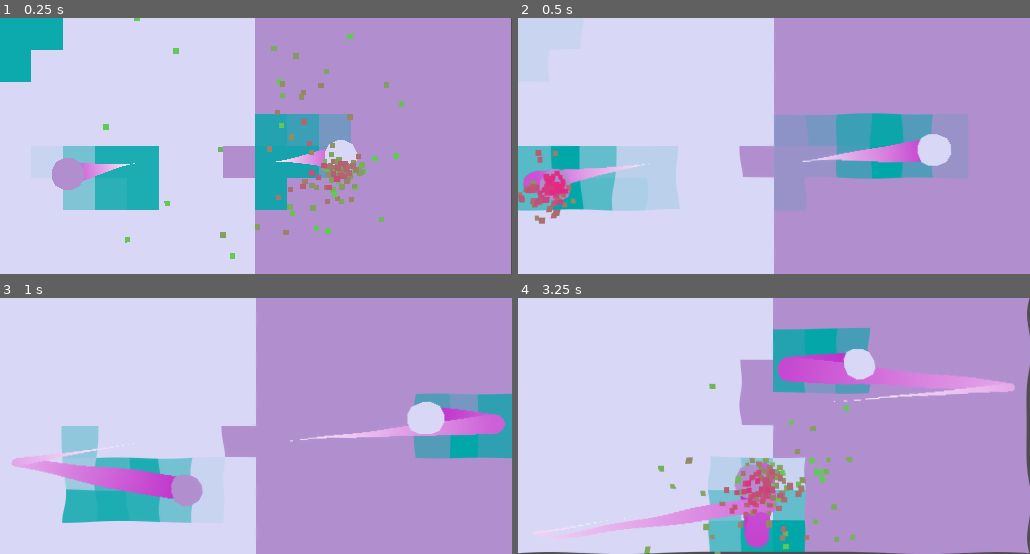
Above: before the commit, frames 1-4 (two rows, left to right).
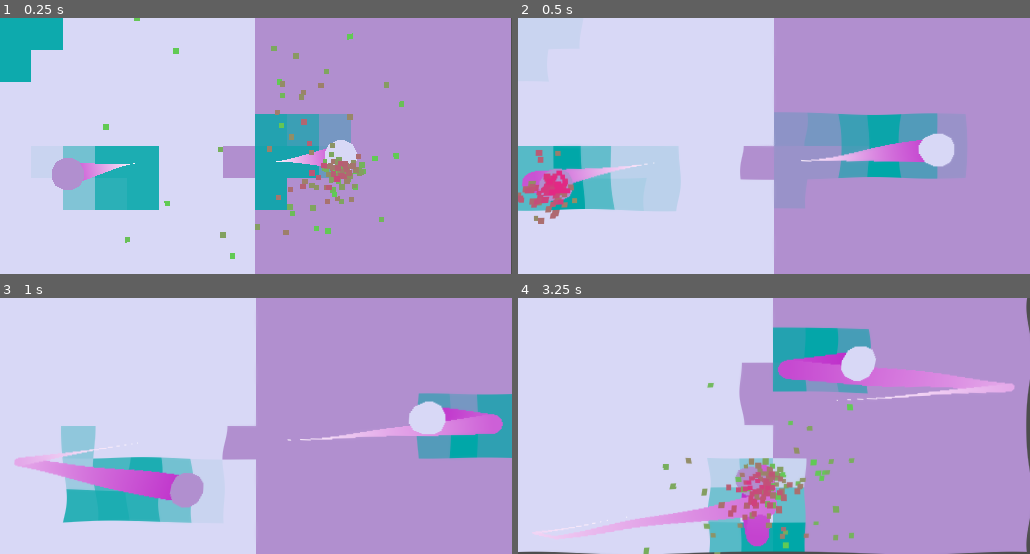
Above: after the commit, the same moments.

Repository: CodyI20/Godot-effects
Game: Godot game, scene res://Scenes/game.tscn
The game is run twice, just before and just after one commit, with the same random seed, the same clock (stepped at 60 frames per second) and the same inputs.
Inputs:
- Up to frame 1 (0.25 s): no input
- Up to frame 2 (0.5 s): no input
- Up to frame 3 (1 s): no input
- Up to frame 4 (3.25 s): no input

Frame 1 is identical in both runs. In frame 2, 2.4% of the frame differs, in the area x 0-86%, y 36-81%; in frame 3, 1.4%; in frame 4, 4.2%, in the area x 0-100%, y 0-100%.

Commit message:
Small update
 - Changed a few variables for the ripple
 - Made a build

Diff:
--- a/Scenes/game.tscn
+++ b/Scenes/game.tscn
@@ -14,9 +14,9 @@
 
 [sub_resource type="ShaderMaterial" id="ShaderMaterial_qai06"]
 shader = ExtResource("4_alt8s")
-shader_parameter/wave_count = 20.0
-shader_parameter/speed = 12.0
-shader_parameter/height = 0.005
+shader_parameter/wave_count = 15.0
+shader_parameter/speed = 14.0
+shader_parameter/height = 0.007
 
 [node name="Game" type="Node2D"]
 
